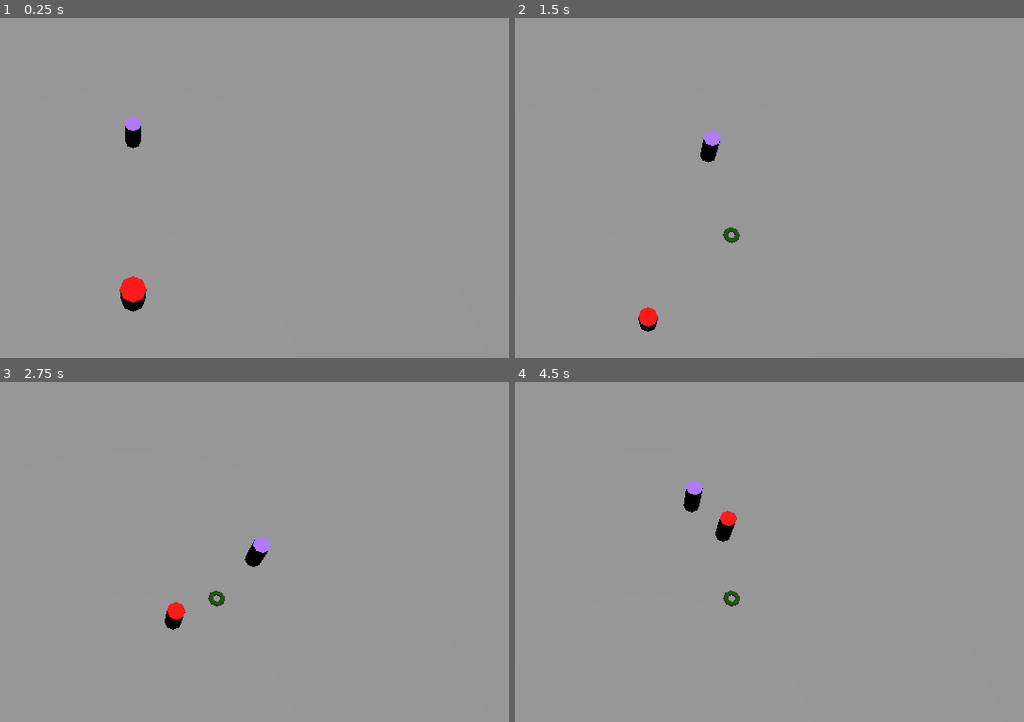
Above: before the commit, frames 1-4 (two rows, left to right).
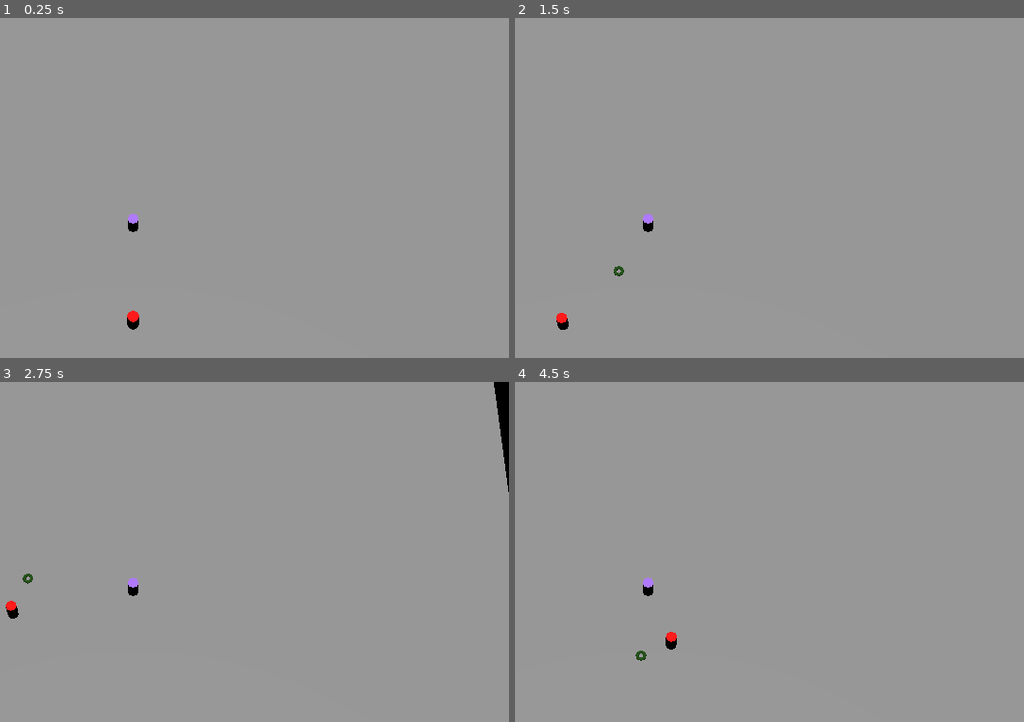
Above: after the commit, the same moments.

Repository: Paladinking/Field_Necromancer
Game: Godot game, scene res://main.tscn
The game is run twice, just before and just after one commit, with the same random seed, the same clock (stepped at 60 frames per second) and the same inputs.
Inputs:
- Up to frame 1 (0.25 s): no input
- Up to frame 2 (1.5 s): tap Enter at 0.5 s; hold D (go_right) 0.53-1.28 s; tap Space (dig) at 0.6, 1.35 s; hold S (go_down) from 1.28 s (still down)
- Up to frame 3 (2.75 s): release S (go_down) at 2.03 s; hold D (go_right) from 2.03 s (still down); tap Space (dig) at 2.1 s
- Up to frame 4 (4.5 s): release D (go_right) at 2.78 s; hold W (go_up) 2.78-3.53 s; tap Space (dig) at 2.85, 3.6, 4.35 s; hold A (go_left) from 3.53 s (still down)

The runs differ from the first frame. In frame 1, 0.9% of the frame differs, in the area x 23-29%, y 29-92%; in frame 2, 0.8%; in frame 3, 1.3%, in the area x 1-100%, y 0-73%; in frame 4, 0.9%.

Commit message:
camera follows player

Diff:
--- a/Characters/player.gd
+++ b/Characters/player.gd
@@ -1,7 +1,7 @@
 extends CharacterBody3D
 
 
-const SPEED = 5.0
+const SPEED = 10.0
 
 # Get the gravity from the project settings to be synced with RigidBody nodes.
 var gravity = ProjectSettings.get_setting("physics/3d/default_gravity")
--- a/main.gd
+++ b/main.gd
@@ -1,16 +1,18 @@
 extends Node
+
+const CAMERA_OFFSET = Vector3(0, 100, 42)
 
 
 # Called when the node enters the scene tree for the first time.
 func _ready():
 	$Grave.raise()
 	$Grave.creature_to_spawn = preload("res://Characters/zombie.tscn")
-	pass # Replace with function body.
+	pass # Replace with function body.sawdsaaaaads
 
 
 # Called every frame. 'delta' is the elapsed time since the previous frame.
 func _process(delta):
-	pass
+	$Camera3D.position = $Player.position + CAMERA_OFFSET
 
 
 func _unhandled_key_input(event):
--- a/main.tscn
+++ b/main.tscn
@@ -10,8 +10,8 @@
 script = ExtResource("1_hr2f8")
 
 [node name="Camera3D" type="Camera3D" parent="."]
-transform = Transform3D(1, 0, 0, 0, 0.34202, 0.939693, 0, -0.939693, 0.34202, 0, 25, 15)
-fov = 50.1
+transform = Transform3D(1, 0, 0, 0, 0.382683, 0.92388, 0, -0.92388, 0.382683, 0, 100, 42)
+fov = 20.0
 
 [node name="DirectionalLight3D" type="DirectionalLight3D" parent="."]
 transform = Transform3D(1, 0, 0, 0, -4.37114e-08, 1, 0, -1, -4.37114e-08, 0, 0, 0)
--- a/project.godot
+++ b/project.godot
@@ -14,6 +14,11 @@
 run/main_scene="res://main.tscn"
 config/features=PackedStringArray("4.2", "Forward Plus")
 config/icon="res://icon.svg"
+
+[display]
+
+window/size/mode=3
+window/size/resizable=false
 
 [dotnet]
 
